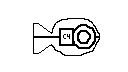
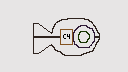
Layered file, before and after one edit (128×72). Changes by layer:
painted on "lower o" over 0, 0, 128, 64
painted on "upper o" over 0, 0, 128, 72
painted on "C4 o" over 0, 0, 128, 64
painted on "shielding o" over 0, 0, 128, 64
painted on "uranium o" over 0, 0, 128, 64
painted on "Background" over 0, 0, 128, 72
